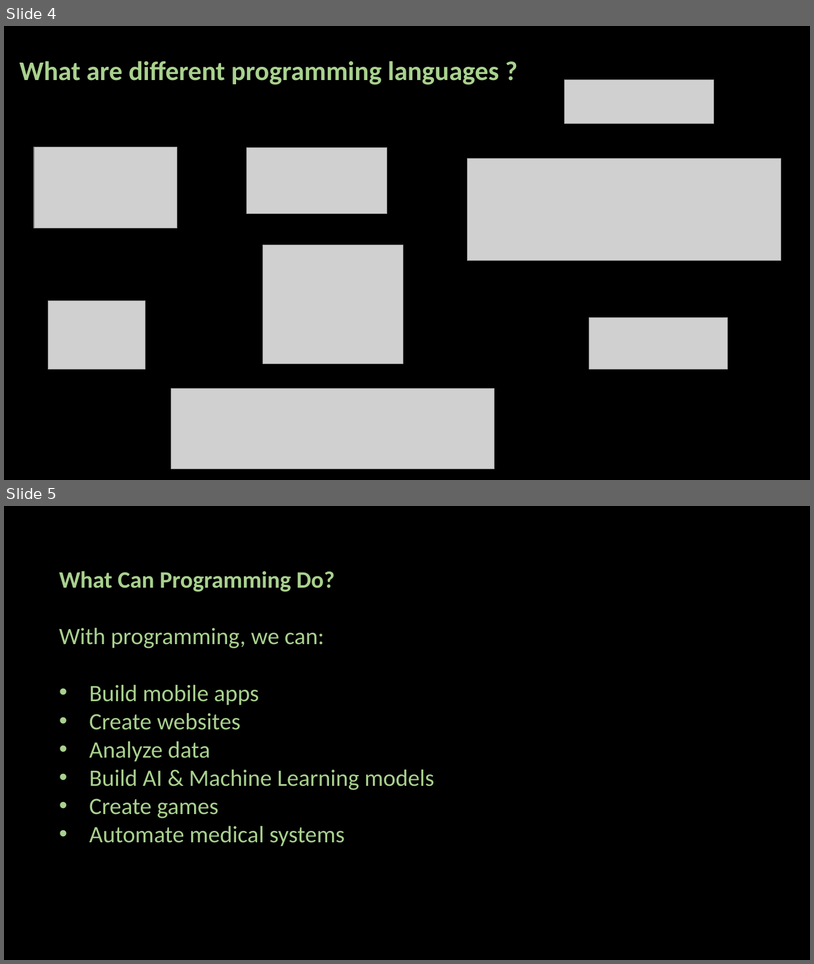
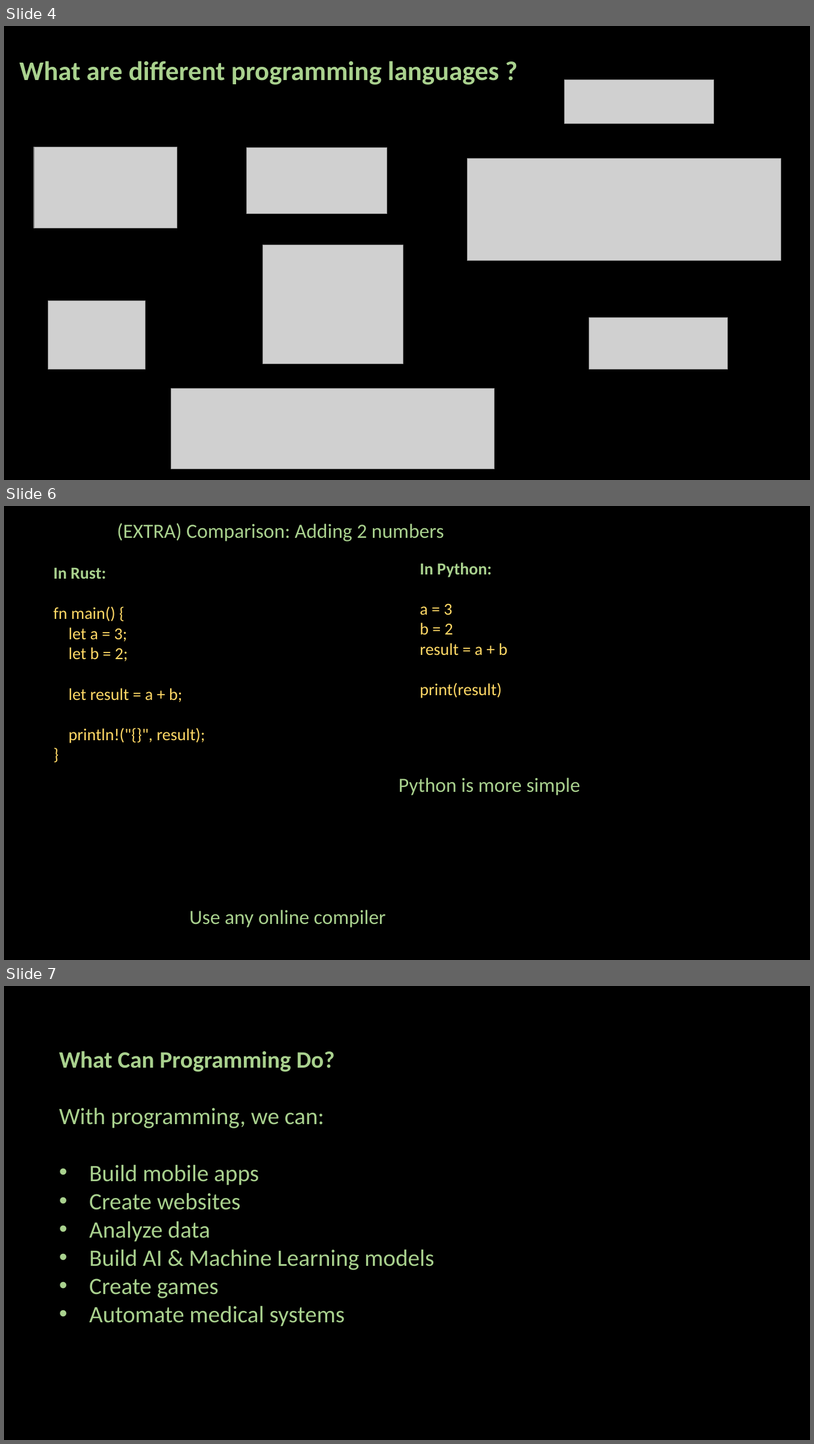
Before and after one commit to ash322ash422/tut_python, a slide deck: 01_Python_Essentials/L01-Intro-installation/01-1_what_is_programming_and_Why_Python.pptx. Shown one above the other, each under a label of ours: slides 4 and 5 before the commit, slides 4, 6 and 7 after it; the slides between them are not shown. The pictures are 814x964 and 814x1444 pixels, drawn with LibreOffice and Linux fonts; fonts in the diff are those of the drawing; grey boxes stand for pictures; background and template pictures are left out. Boxes give left, top, right and bottom in pixels: in the first picture for what was removed or moved away, otherwise in the second. Text is boxed around its words. In the diff, an @@ line names an element or a change of style, - is before the commit and + after.

```diff
--- a/01_Python_Essentials/L01-Intro-installation/01-1_what_is_programming_and_Why_Python.pptx
+++ b/01_Python_Essentials/L01-Intro-installation/01-1_what_is_programming_and_Why_Python.pptx
@@ slide 6 added at [4, 506, 810, 960], background #000000 @@
@@ text added at [117, 523, 444, 541], 24 pt, text #A9D18E @@
+(EXTRA) Comparison: Adding 2 numbers
@@ text added at [53, 568, 206, 743], 20 pt, text #FFD966 @@
+In Rust:
+fn main() {
+let a = 3;
+let b = 2;
+let result = a + b;
+println!("{}", result);
+}
@@ text added at [420, 562, 508, 698], 20 pt, text #FFD966 @@
+In Python:
+a = 3
+b = 2
+result = a + b
+print(result)
@@ text added at [399, 777, 581, 795], 24 pt, text #A9D18E @@
+Python is more simple
@@ text added at [189, 909, 386, 927], 24 pt, text #A9D18E @@
+Use any online compiler
@@ what was slide 5 is now slide 7 @@
```
Also in this commit, not shown: 3 slides changed, 1 other slide added, 3 slides removed, 26 other files.
